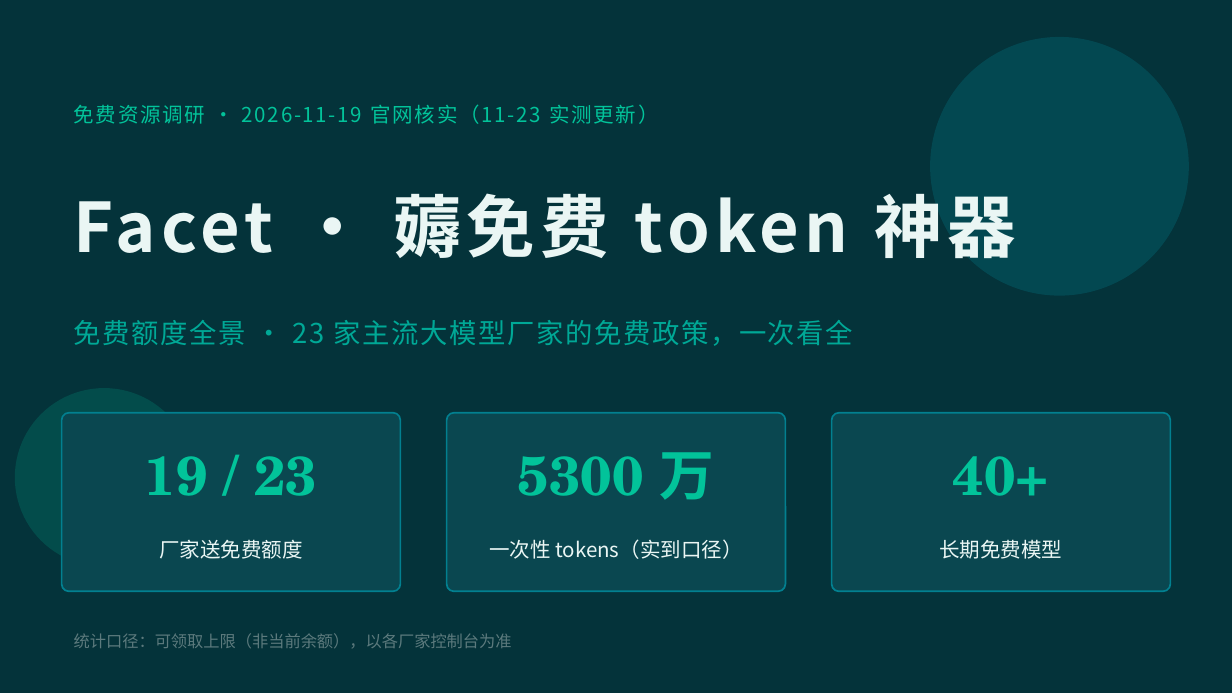
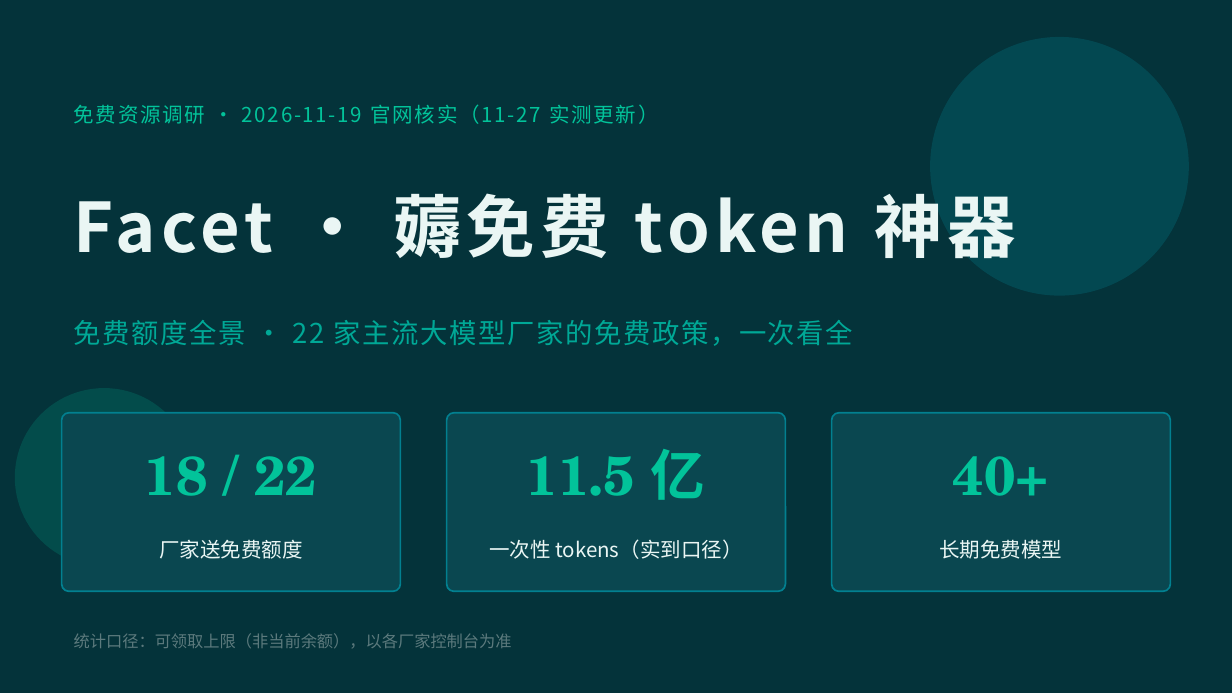
Before and after one commit to hsliuping/Facet, a slide deck: slide 1 of docs/Facet免费额度全景.pptx. Drawn at 1232x693 pixels with LibreOffice and Linux fonts; fonts in the diff are those of the drawing. Boxes give left, top, right and bottom in pixels: in the first picture for what was removed or moved away, otherwise in the second. Text is boxed around its words. In the diff, an @@ line names an element or a change of style, - is before the commit and + after.

Commit message:
fix(teleai): 模型 id 勘误为 Xing4.1-Preview，核实 0 元购 10 亿资源包并统一额度口径
- seed teleai-xing: auto 改指 Xing4.1-Preview（74 次成功调用实证 API id 无 "1"），model_quota 面额 11 亿 = 免费 1 亿 + 0 元购 10 亿；测试断言同步
- 文档口径统一：手册 4.12、免费额度总览（实到 ≈11.5 亿 / 领满 ≈16.6 亿）、官网核实表、模式对照表、接入记录、PROGRESS 勘误行
- 全景 PPT 数字重算：22/18 家、删 SCNet 行、teleAI 行改 11 亿 + 1 亿/模型（30 天有效）、安装包 1.0.1、测试数 1403
- 裁剪硅基流动密钥页截图底部账号归属名

```diff
--- a/docs/Facet免费额度全景.pptx
+++ b/docs/Facet免费额度全景.pptx
@@ text at bbox=[74, 104, 658, 124]: text changed @@
-免费资源调研 · 2026-11-19 官网核实（11-23 实测更新）
+免费资源调研 · 2026-11-19 官网核实（11-27 实测更新）
@@ text at bbox=[74, 320, 853, 346]: text changed @@
-免费额度全景 · 23 家主流大模型厂家的免费政策，一次看全
+免费额度全景 · 22 家主流大模型厂家的免费政策，一次看全
@@ text at bbox=[527, 449, 706, 500]: text changed @@
-5300 万
+11.5 亿
@@ text at bbox=[145, 456, 317, 496]: text changed @@
-19 / 23
+18 / 22
```
Also in this commit, not shown: 4 other slides changed, 10 other files.
